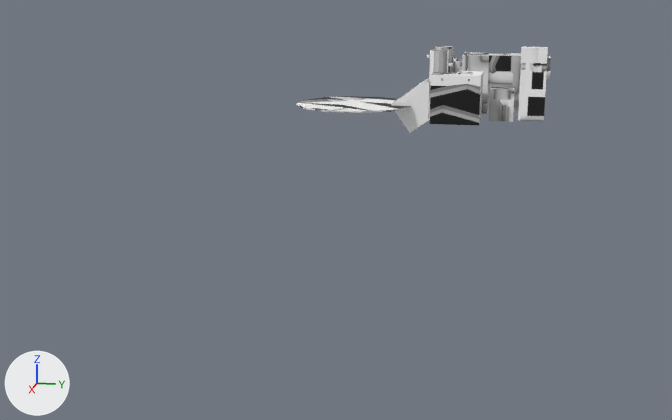
The Blender file RPG/RPG/data/assets/terrain/tos.blend: old version first, new version second.
One viewpoint serves both versions: a 50 mm lens placed at (1236.0, 70.0, 109.0), pointed at (35.0, -170.0, -191.0). Arrows for +X, +Y and +Z are at lower left; the lights stay in place.

The scene before the commit, as lines of its bpy script (objects in view):
```python
me_level = bpy.data.meshes.new('Level')
me_level.from_pydata(...)  # 1223 vertices, 1393 faces; spans x -77.0..100.0, y -227.0..104.0, z -87.0..31.0
me_level.materials.append(mat_untitled)  # picture img_untitled
ob_level = bpy.data.objects.new('Level', me_level)
ob_level.location = (0.0, 0.0, 0.0)
_m = ob_level.modifiers.new('EdgeSplit', 'EDGE_SPLIT')
_m.split_angle = 0.419
_m = ob_level.modifiers.new('Triangulate', 'TRIANGULATE')
```
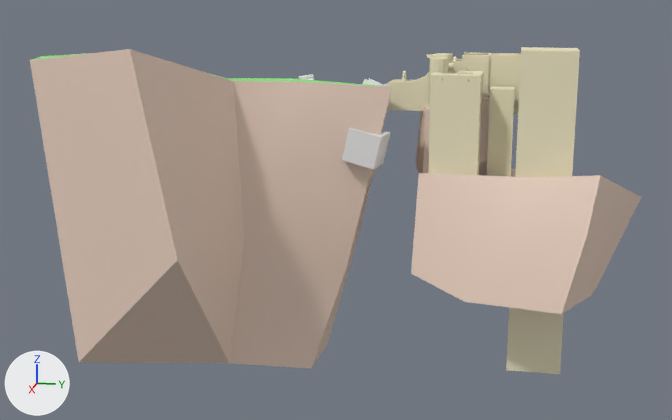
Changed parts and their boxes (x1, y1, x2, y2) in the pictures (672 x 420 px; the box of a moved part takes in the faces that stretch with it):
'Cube.004', added (beige)
    after: (30, 49, 392, 368)
    faces in mat_rock (its picture is missing): (30, 49, 392, 368)
    faces in mat_grass (its picture is missing): (32, 53, 389, 87)
'Cube.005', added (beige)
    after: (411, 96, 641, 314)
'Level', reshaped
    before: (296, 46, 551, 133)
    after: (384, 47, 580, 374)
'Cube.006', added
    after: (299, 74, 391, 169)
part 1 of me_level, added (beige)
    after: (506, 47, 580, 374)
part 2 of me_level, deleted
    before: (296, 96, 412, 113)
part 3 of me_level, moved or reshaped
    before: (391, 46, 548, 133)
    after: (384, 53, 521, 112)
part 4 of me_level, added (beige)
    after: (428, 121, 513, 177)
part 5 of me_level, recoloured (grey to beige)
    both: (427, 53, 521, 125)

What changed in the scene script:
```text
Add mat_tos:
    mat_tos = diffuse_material('tos')
    mat_tos.base_color = (0.848, 0.786, 0.558)  # beige #ede5c5
Add mat_grass:
    mat_grass = diffuse_material('grass')
    mat_grass.base_color = (0.312, 0.8, 0.271)  # green #98e78e
Add mat_rock:
    mat_rock = diffuse_material('rock')
    mat_rock.base_color = (0.8, 0.629, 0.526)  # beige #e7d0c0
Change me_level:
    used by ob_level; location = (0.0, 0.0, 0.0)
    remove me_level.from_pydata(...)  # 1223 vertices, 1393 faces; spans x -77.0..100.0, y -227.0..104.0, z -87.0..31.0
    add me_level.from_pydata(...)  # 1330 vertices, 1612 faces; spans x -68.0..121.0, y -164.0..132.0, z -367.0..31.0
    me_level part 1: a new loose piece, a box spanning x 66.0..121.0, y 66.0..132.0, z -367.0..31.0, in mat_tos (beige #ede5c5)
    me_level part 2: the loose piece of 50 vertices spanning x -77.0..77.0, y -227.0..-73.0, z -53.0..-50.0 is deleted
    me_level part 3: 38 vertices moved from x -52.0..48.0, y -100.0..90.0, z -51.0..24.0 to x -51.0..48.0, y -70.0..90.0, z -21.0..14.0; 114 vertices removed from x -58.0..76.0, y -100.0..100.0, z -87.0..31.0; 183 vertices added at x -26.0..57.0, y -164.0..90.0, z -87.0..17.0
    me_level part 4: 12 vertices added at x 30.0..100.0, y -40.0..60.0, z -146.0
    me_level part 5: 1069 faces spanning x -68.0..100.0, y -60.0..104.0, z -81.0..21.0 switch from mat_untitled (picture img_untitled) to mat_tos (beige #ede5c5)
Add me_cube_005:
    me_cube_005.from_pydata(...)  # 57 vertices, 89 faces; spans x -272.0..340.0, y -51.0..428.0, z -416.0..40.0
    me_cube_005.polygons.foreach_set('use_smooth', [True] * 89)
    # faces by material slot: [59, 30]
    me_cube_005.materials.append(mat_rock)  # its picture is missing
    me_cube_005.materials.append(mat_grass)  # its picture is missing
Add me_cube_006:
    me_cube_006.from_pydata(...)  # 34 vertices, 58 faces; spans x -66.0..228.0, y -69.0..223.0, z -147.0..97.0
    me_cube_006.polygons.foreach_set('use_smooth', [True] * 58)
    me_cube_006.materials.append(mat_rock)  # its picture is missing
Add me_cube_007:
    me_cube_007.from_pydata(...)  # 84 vertices, 74 faces; spans x -7.0..154.0, y 295.0..426.0, z -110.0..-9.0
Add ob_cube_004:
    ob_cube_004 = bpy.data.objects.new('Cube.004', me_cube_005)
    ob_cube_004.location = (0.0, -512.0, 0.0)
    _m = ob_cube_004.modifiers.new('Triangulate', 'TRIANGULATE')
    _m = ob_cube_004.modifiers.new('EdgeSplit', 'EDGE_SPLIT')
Add ob_cube_005:
    ob_cube_005 = bpy.data.objects.new('Cube.005', me_cube_006)
    ob_cube_005.location = (0.0, 0.0, -128.0)
    _m = ob_cube_005.modifiers.new('Triangulate', 'TRIANGULATE')
    _m = ob_cube_005.modifiers.new('EdgeSplit', 'EDGE_SPLIT')
Add ob_cube_006:
    ob_cube_006 = bpy.data.objects.new('Cube.006', me_cube_007)
    ob_cube_006.location = (0.0, -512.0, 0.0)
```
